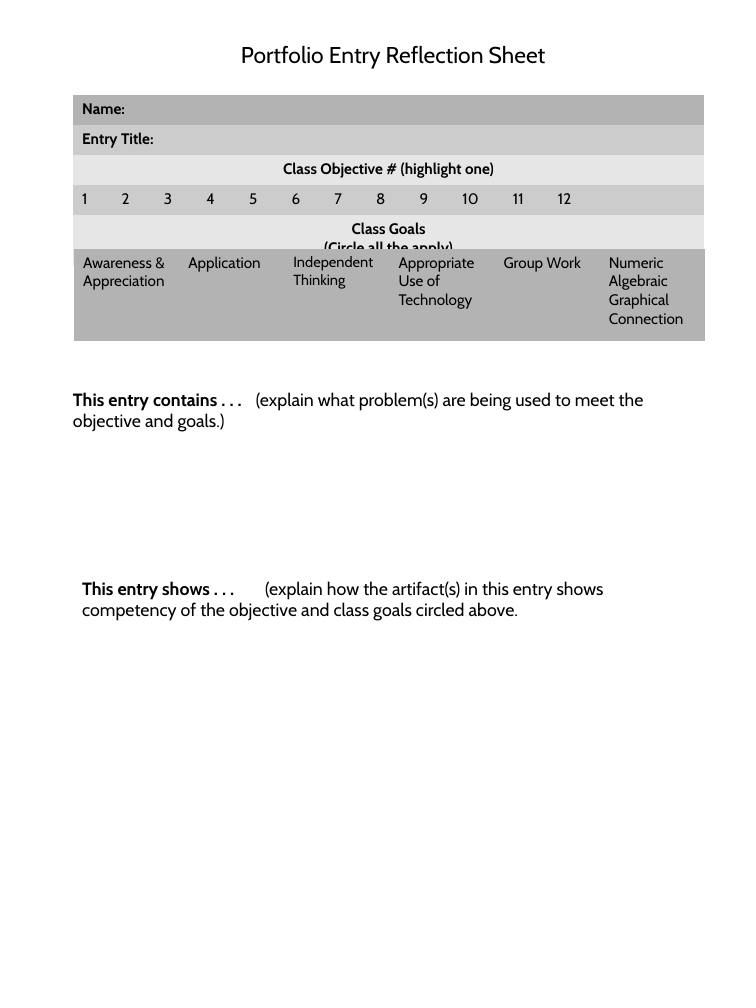
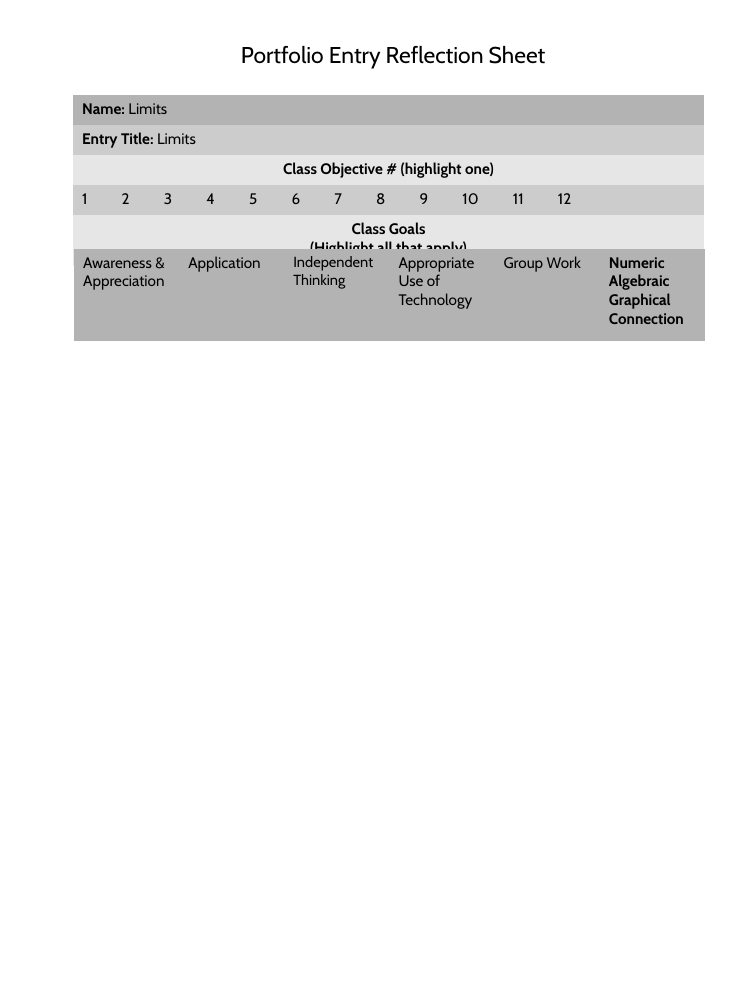
Before and after one commit to luisnaranjo733/precalc, a slide deck: slide 1 of src/objectives/reflections/12.odp. Drawn at 756x1008 pixels with LibreOffice and Linux fonts; fonts in the diff are those of the drawing. Boxes give left, top, right and bottom in pixels: in the first picture for what was removed or moved away, otherwise in the second. Text is boxed around its words. In the diff, an @@ line names an element or a change of style, - is before the commit and + after.

```diff
--- a/src/objectives/reflections/12.odp
+++ b/src/objectives/reflections/12.odp
@@ table at [73, 95, 704, 261] @@
-row 1, column 1: Name:
+row 1, column 1: Name: Limits
-row 2, column 1: Entry Title:
+row 2, column 1: Entry Title: Limits
-row 5, column 1: Class Goals / (Circle all the apply)
+row 5, column 1: Class Goals / (Highlight all that apply)
@@ table at [74, 249, 705, 328] @@
@@ bold on in "Numeric Algebraic Graphical Connection" @@
@@ text removed at [73, 392, 644, 432] @@
-This entry contains . . . (explain what problem(s) are being used to meet the objective and goals.)
@@ text removed at [82, 581, 604, 621] @@
-This entry shows . . . (explain how the artifact(s) in this entry shows competency of the objective and class goals circled above.
```
Also in this commit, not shown: 48 other files.
